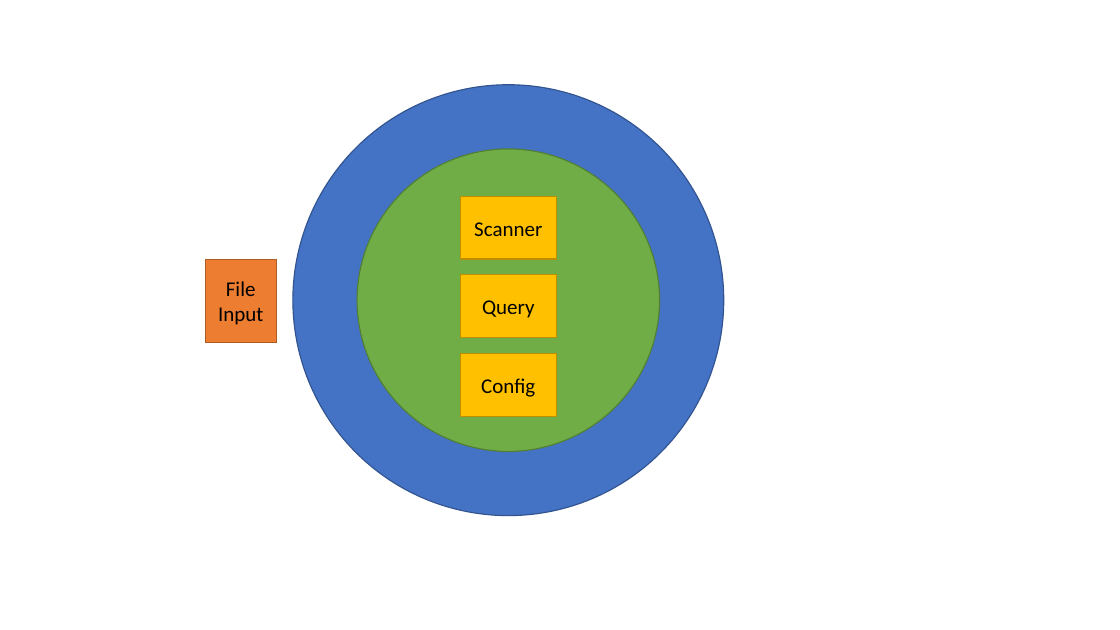
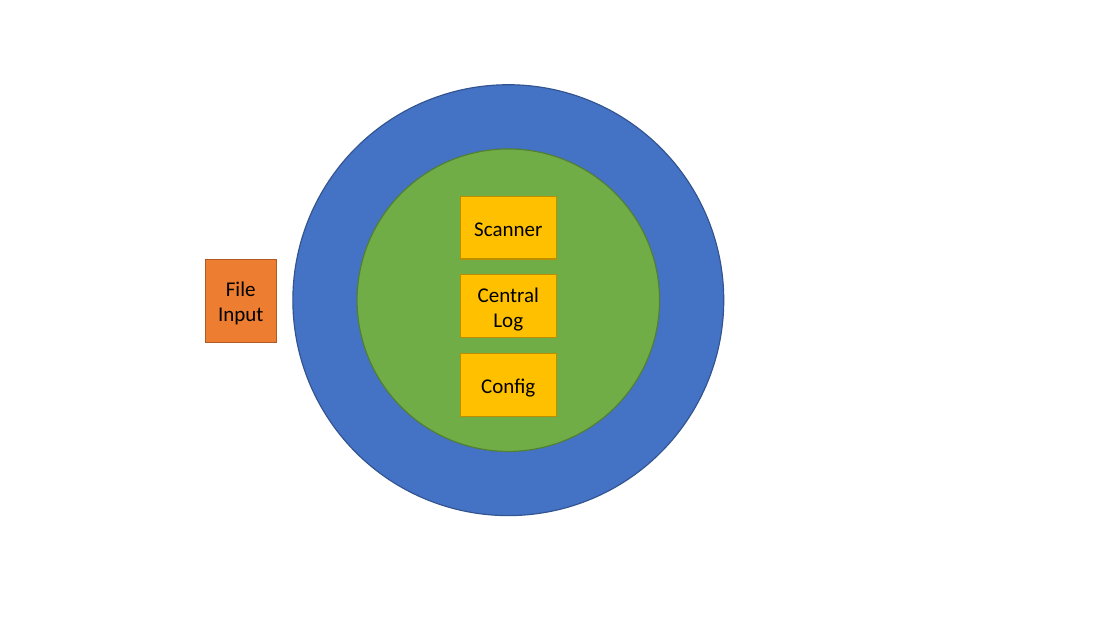
Before and after one commit to AndreKfm/easykubelog, a slide deck: slide 3 of src/EasyKubeLogDDD/doc/architecture.pptx. Drawn at 1120x630 pixels with LibreOffice and Linux fonts; fonts in the diff are those of the drawing. Boxes give left, top, right and bottom in pixels: in the first picture for what was removed or moved away, otherwise in the second. Text is boxed around its words. In the diff, an @@ line names an element or a change of style, - is before the commit and + after.

```diff
--- a/src/EasyKubeLogDDD/doc/architecture.pptx
+++ b/src/EasyKubeLogDDD/doc/architecture.pptx
@@ text in rectangle at (478,287,539,331): text changed @@
-Query
+Central
+Log
```
Also in this commit, not shown: 7 other files.
